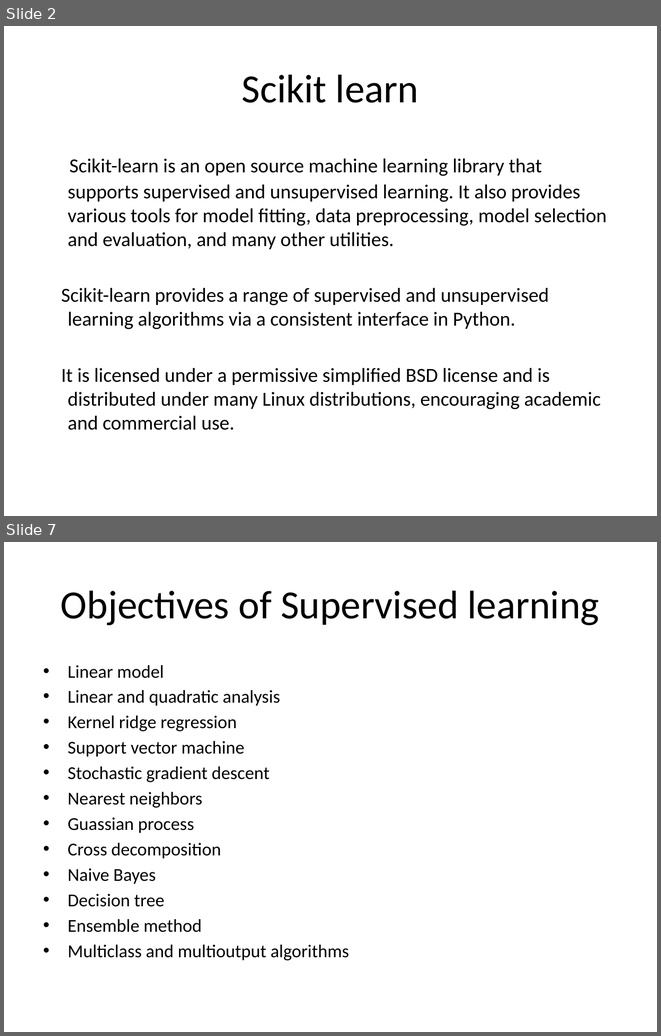
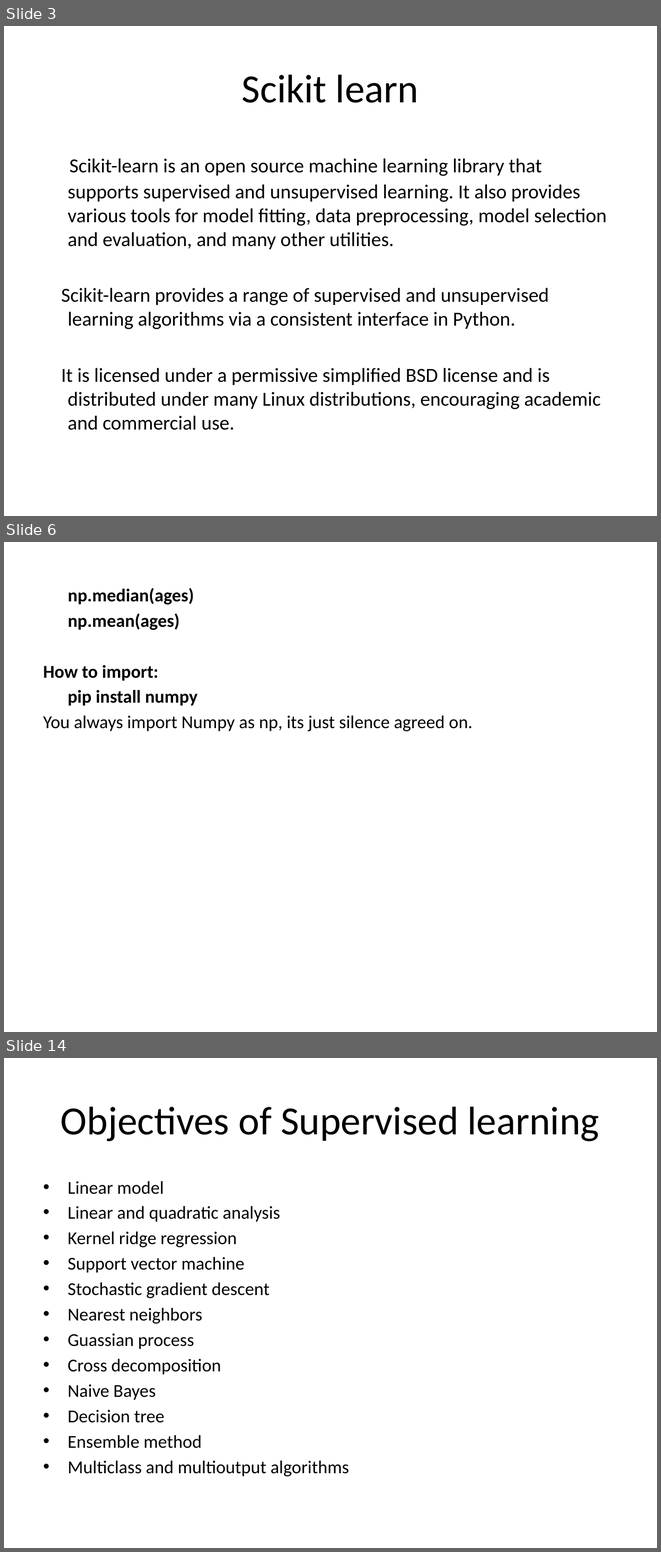
Before and after one commit to Shehroz951/python_exam, a slide deck: SKLearn.pptx. Shown one above the other, each under a label of ours: slides 2 and 7 before the commit, slides 3, 6 and 14 after it; the slides between them are not shown. The pictures are 661x1036 and 661x1552 pixels, drawn with LibreOffice and Linux fonts; fonts in the diff are those of the drawing. Boxes give left, top, right and bottom in pixels: in the first picture for what was removed or moved away, otherwise in the second. Text is boxed around its words. In the diff, an @@ line names an element or a change of style, - is before the commit and + after.

```diff
--- a/SKLearn.pptx
+++ b/SKLearn.pptx
@@ slide 6 added at <box>4,542,657,1032</box>, background #FFFFFF @@
@@ text added at <box>43,588,473,731</box>, 20 pt, text #000000, bold @@
+np.median(ages)
+np.mean(ages)
+How to import:
+pip install numpy
+You always import Numpy as np, its just silence agreed on.
@@ what was slide 2 is now slide 3 @@
@@ what was slide 7 is now slide 14 @@
```
Also in this commit, not shown: 5 slides changed, 6 other slides added, 4 other files.
